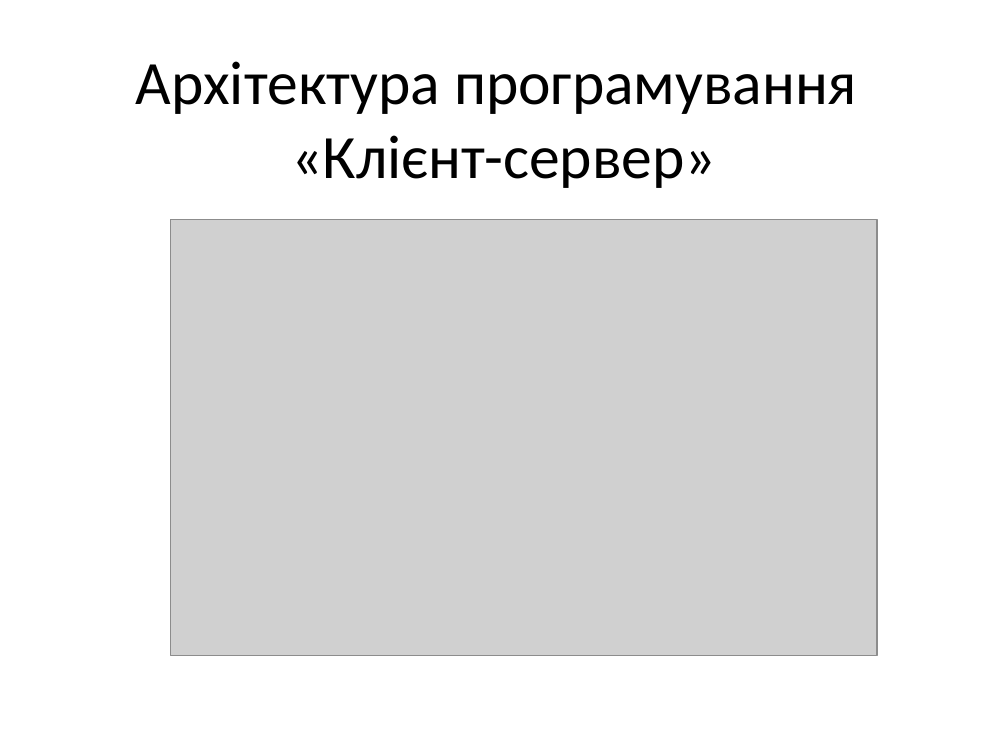
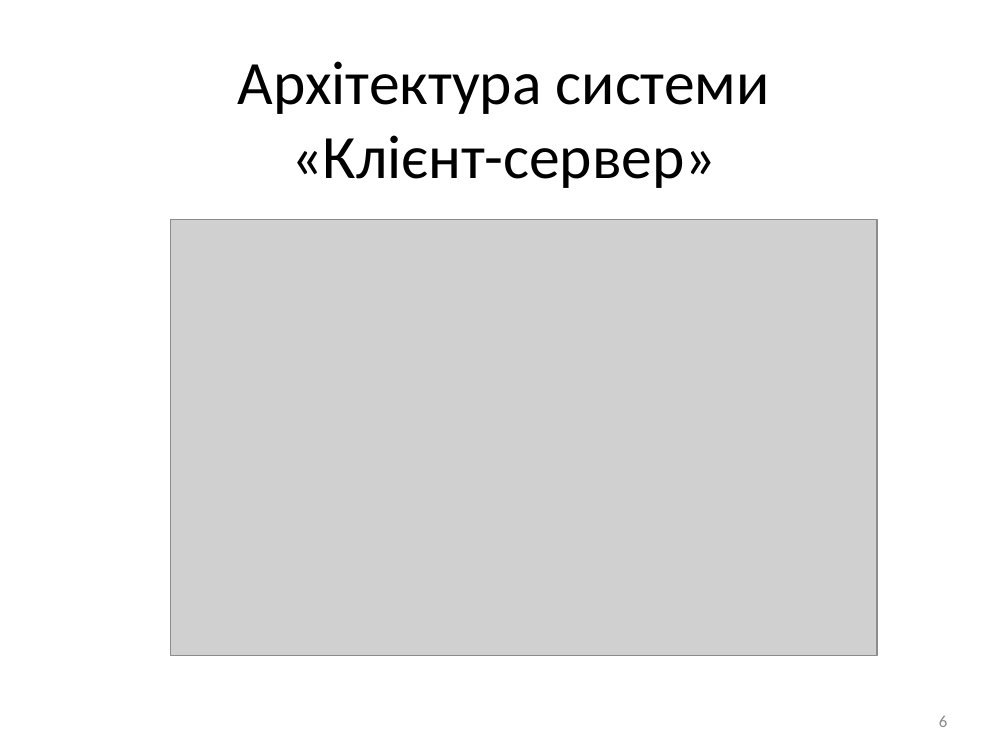
Before and after one commit to 6-pz-train/files, a slide deck: slide 6 of docs/anatoliy/Презентация.pptx. Drawn at 1008x756 pixels with LibreOffice and Linux fonts; fonts in the diff are those of the drawing; grey boxes stand for pictures. Boxes give left, top, right and bottom in pixels: in the first picture for what was removed or moved away, otherwise in the second. Text is boxed around its words. In the diff, an @@ line names an element or a change of style, - is before the commit and + after.

```diff
--- a/docs/anatoliy/Презентация.pptx
+++ b/docs/anatoliy/Презентация.pptx
@@ title at <box>238,61,770,188</box>: text changed @@
-Архітектура програмування
-«Клієнт-сервер»
+Архітектура системи
+«Клієнт-сервер»
@@ page number added at <box>939,716,947,727</box>, 12 pt, text #8C8C8C @@
+6
```
Also in this commit, not shown: 10 other slides changed, 1 slide added.
